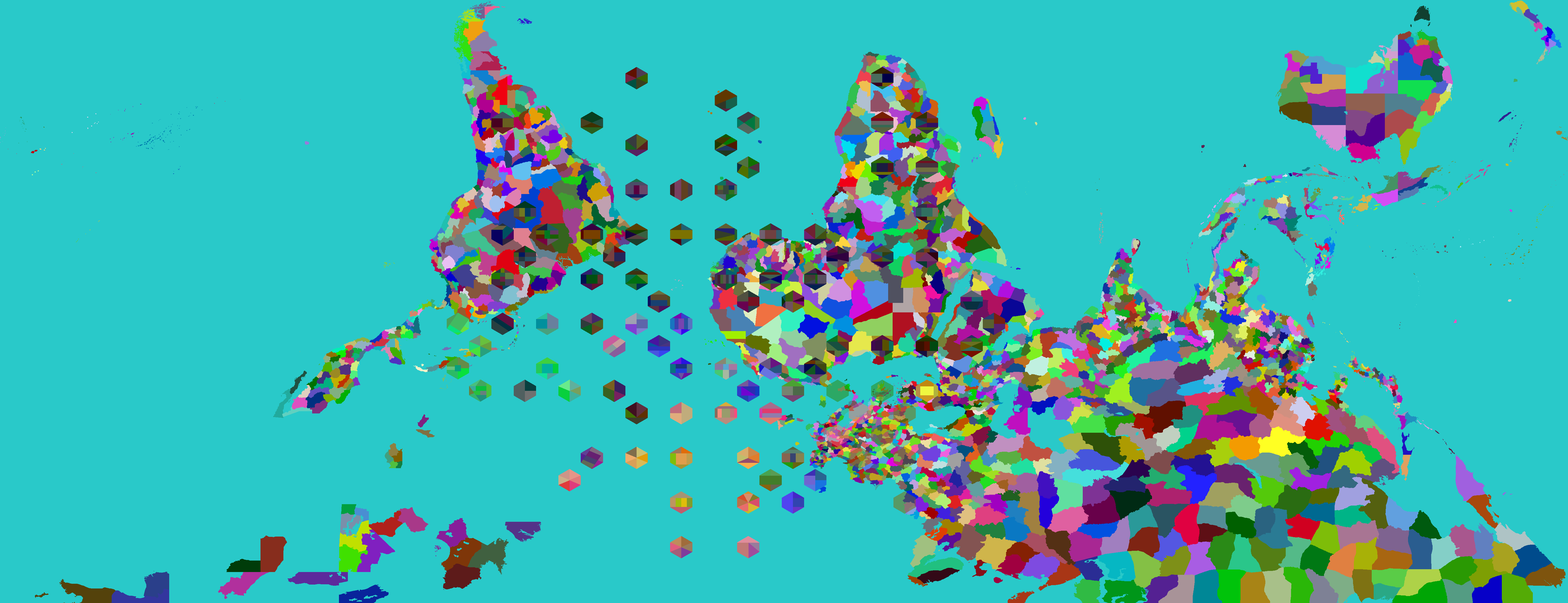
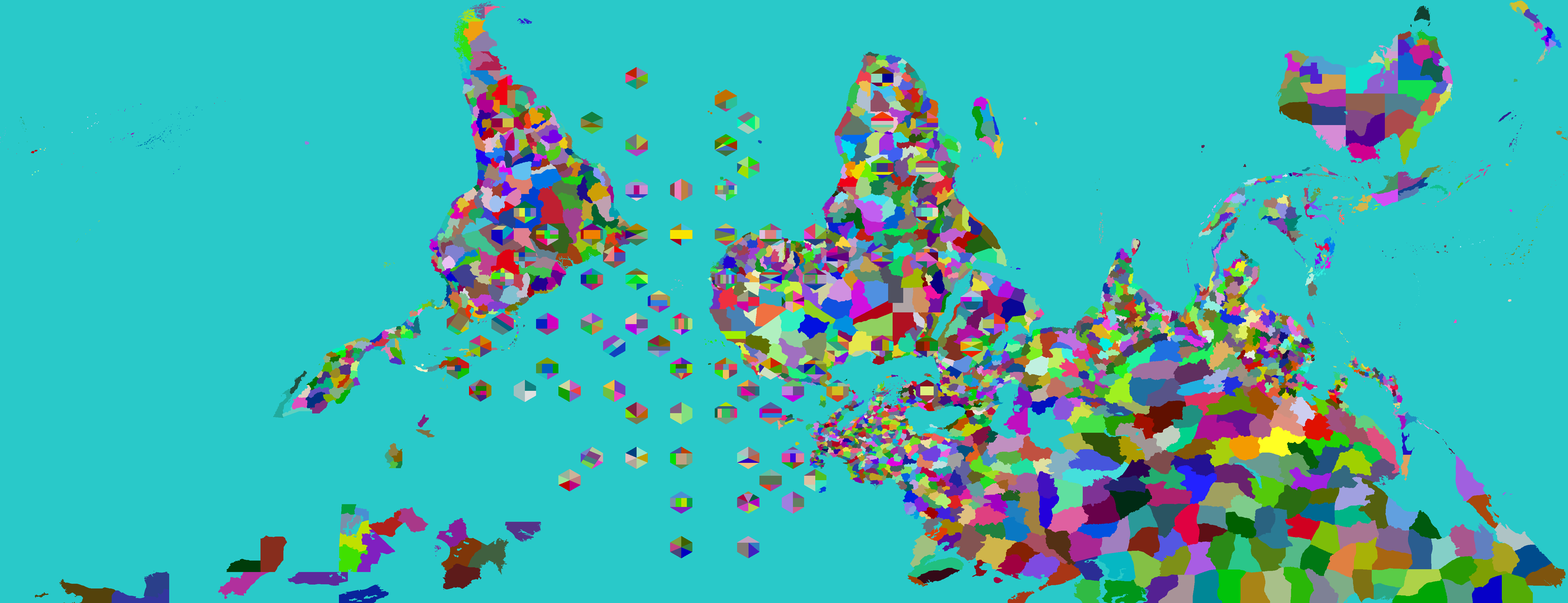
Layers edited between the first and the second 1568x603 image:
hid "Test" over [446, 67, 1006, 559]
painted on "Provinces" over [816, 379, 851, 463]
